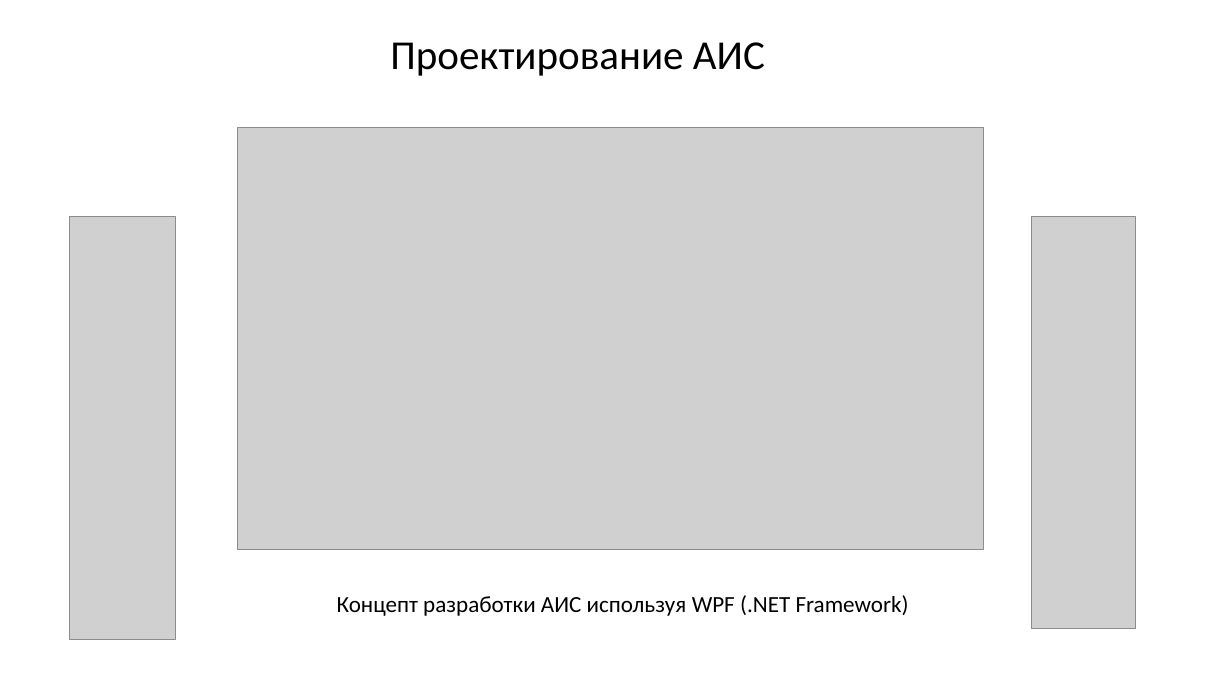
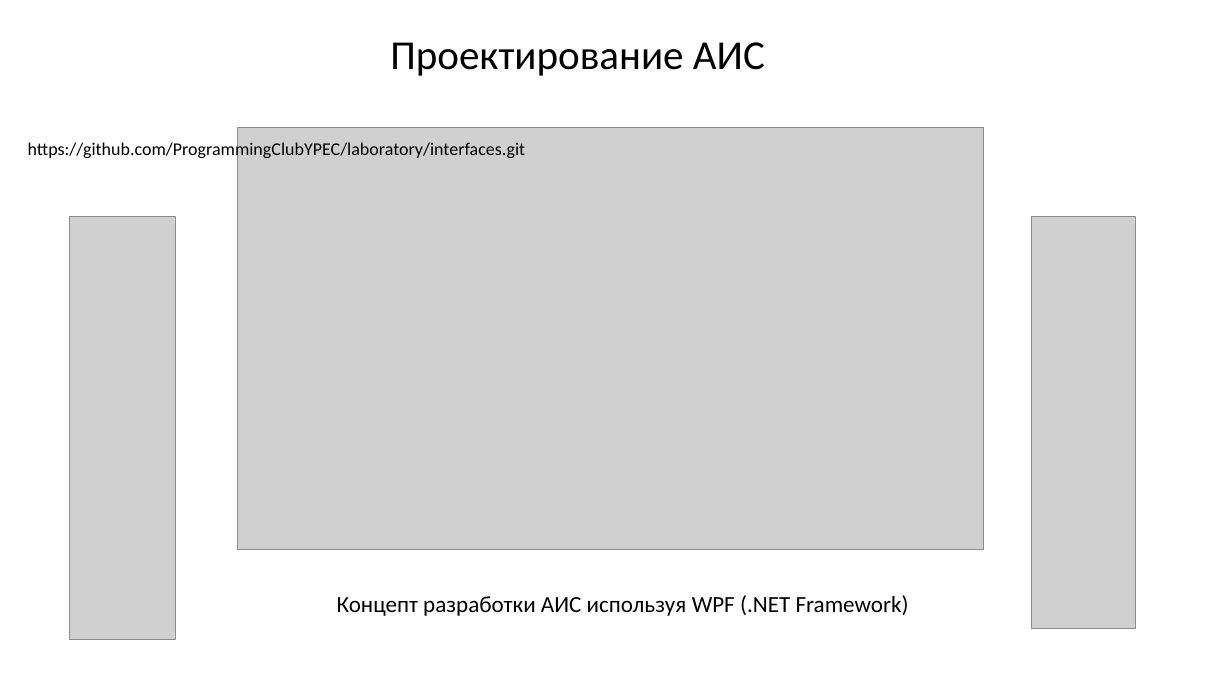
Before and after one commit to ProgrammingClubYPEC/laboratory, a slide deck: slide 3 of doc-files/Presentation.pptx. Drawn at 1232x693 pixels with LibreOffice and Linux fonts; fonts in the diff are those of the drawing; grey boxes stand for pictures. Boxes give left, top, right and bottom in pixels: in the first picture for what was removed or moved away, otherwise in the second. Text is boxed around its words. In the diff, an @@ line names an element or a change of style, - is before the commit and + after.

```diff
--- a/doc-files/Presentation.pptx
+++ b/doc-files/Presentation.pptx
@@ text added at (x1=28, y1=140, x2=526, y2=160), 14 pt, text #000000 @@
+https://github.com/ProgrammingClubYPEC/laboratory/interfaces.git
```
Also in this commit, not shown: 1 other slide changed, 5 other files.
